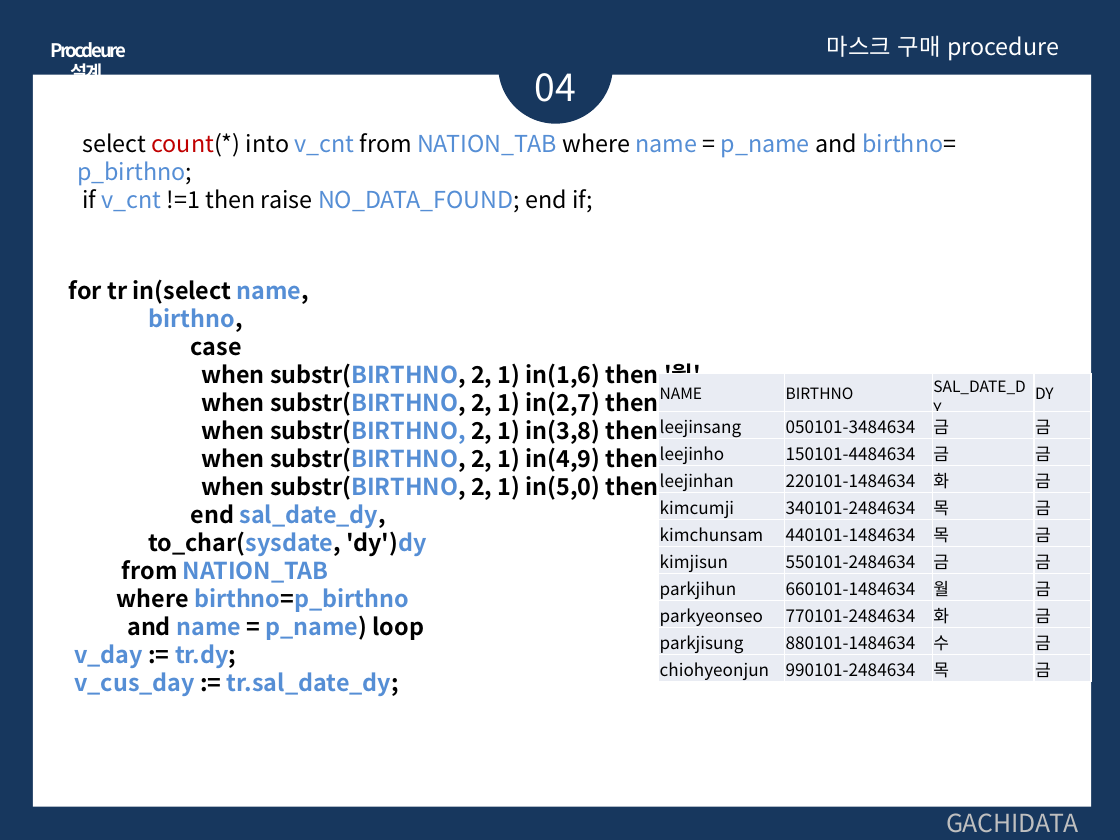
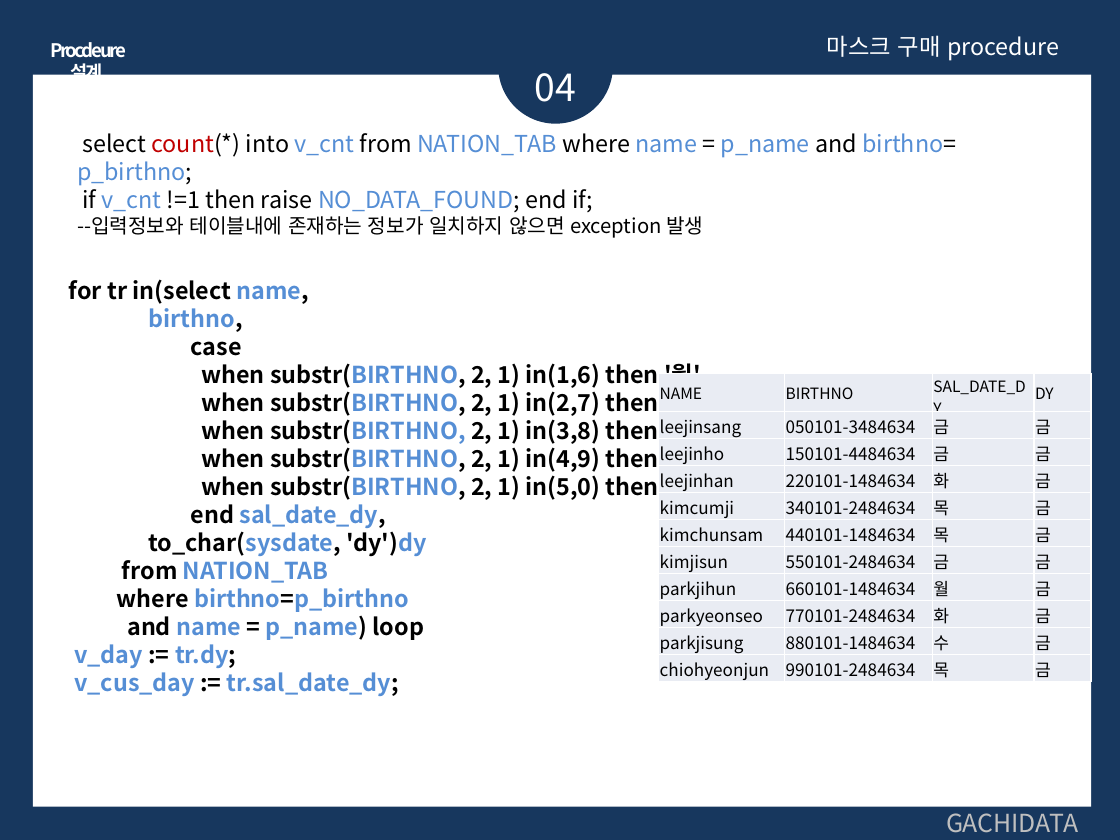
Before and after one commit to Monoreil/edu-sql, a slide deck: slide 16 of 11차SQL_hyeongmin.pptx. Drawn at 1120x840 pixels with LibreOffice and Linux fonts; fonts in the diff are those of the drawing. Boxes give left, top, right and bottom in pixels: in the first picture for what was removed or moved away, otherwise in the second. Text is boxed around its words. In the diff, an @@ line names an element or a change of style, - is before the commit and + after.

```diff
--- a/11차SQL_hyeongmin.pptx
+++ b/11차SQL_hyeongmin.pptx
@@ text at <box>77,216,703,238</box>: paragraph added @@
+--입력정보와 테이블내에 존재하는 정보가 일치하지 않으면 exception 발생
```
Also in this commit, not shown: 6 other slides changed, 1 other file.
